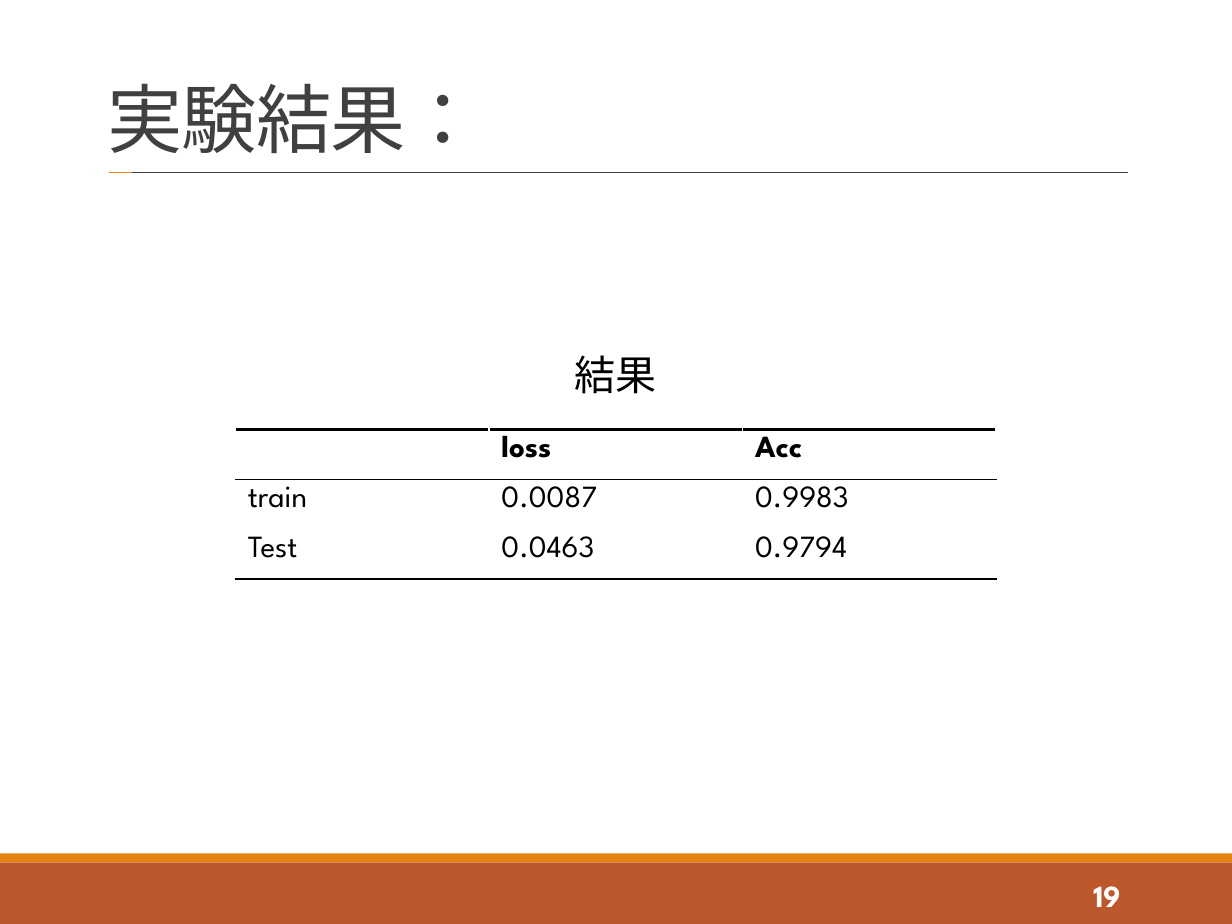
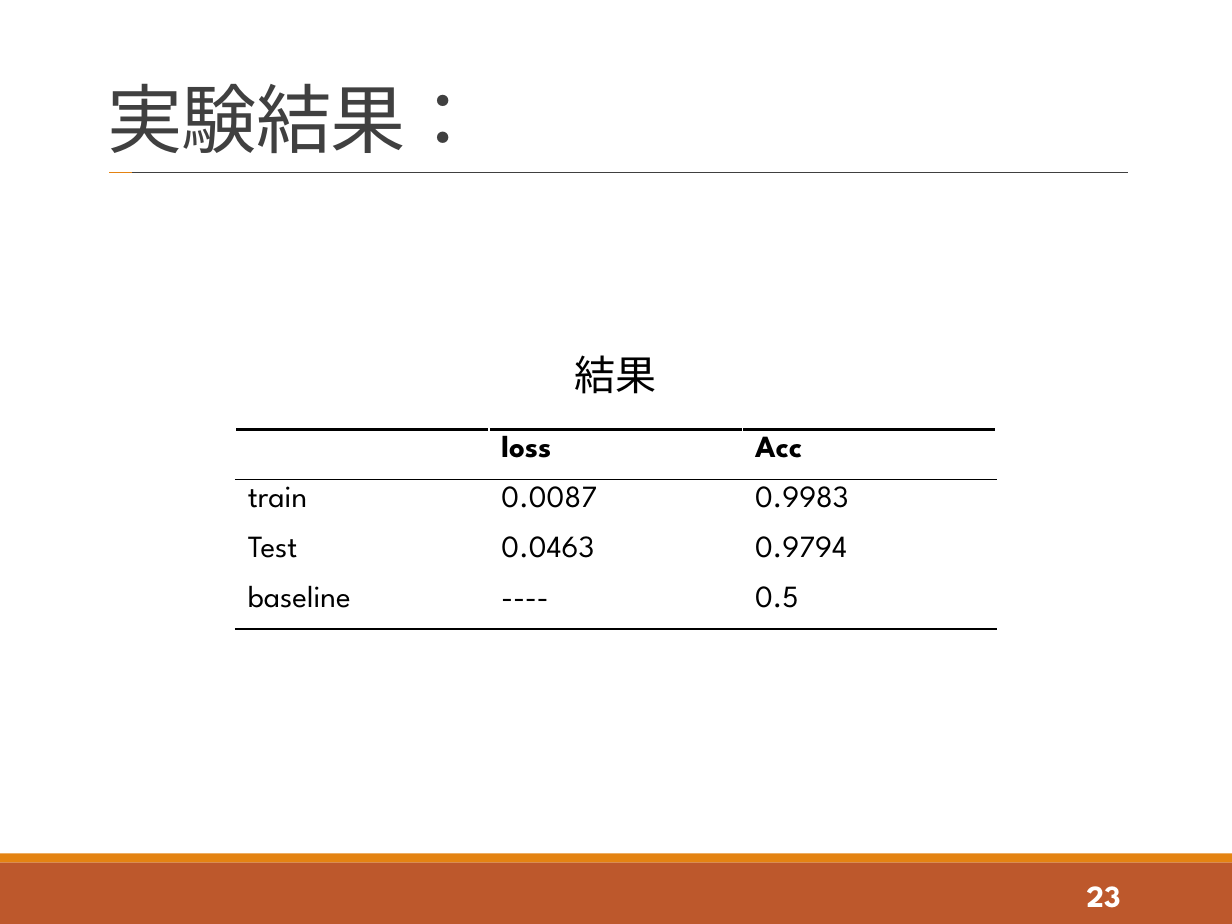
Before and after one commit to tatsuya-sugiyama/WeeklyReport, a slide deck: slide 23 of report/2021_t_1st/2021_1st_sugiyama.pptx (slide 19 before the commit). Drawn at 1232x924 pixels with LibreOffice and Linux fonts; fonts in the diff are those of the drawing. Boxes give left, top, right and bottom in pixels: in the first picture for what was removed or moved away, otherwise in the second. Text is boxed around its words. In the diff, an @@ line names an element or a change of style, - is before the commit and + after.

```diff
--- a/report/2021_t_1st/2021_1st_sugiyama.pptx
+++ b/report/2021_t_1st/2021_1st_sugiyama.pptx
@@ table at (235,430,997,630) @@
+row 4: baseline | ---- | 0.5
@@ page number at (1087,886,1121,908): text changed @@
-19
+23
```
Also in this commit, not shown: 8 other slides changed, 5 slides added.
